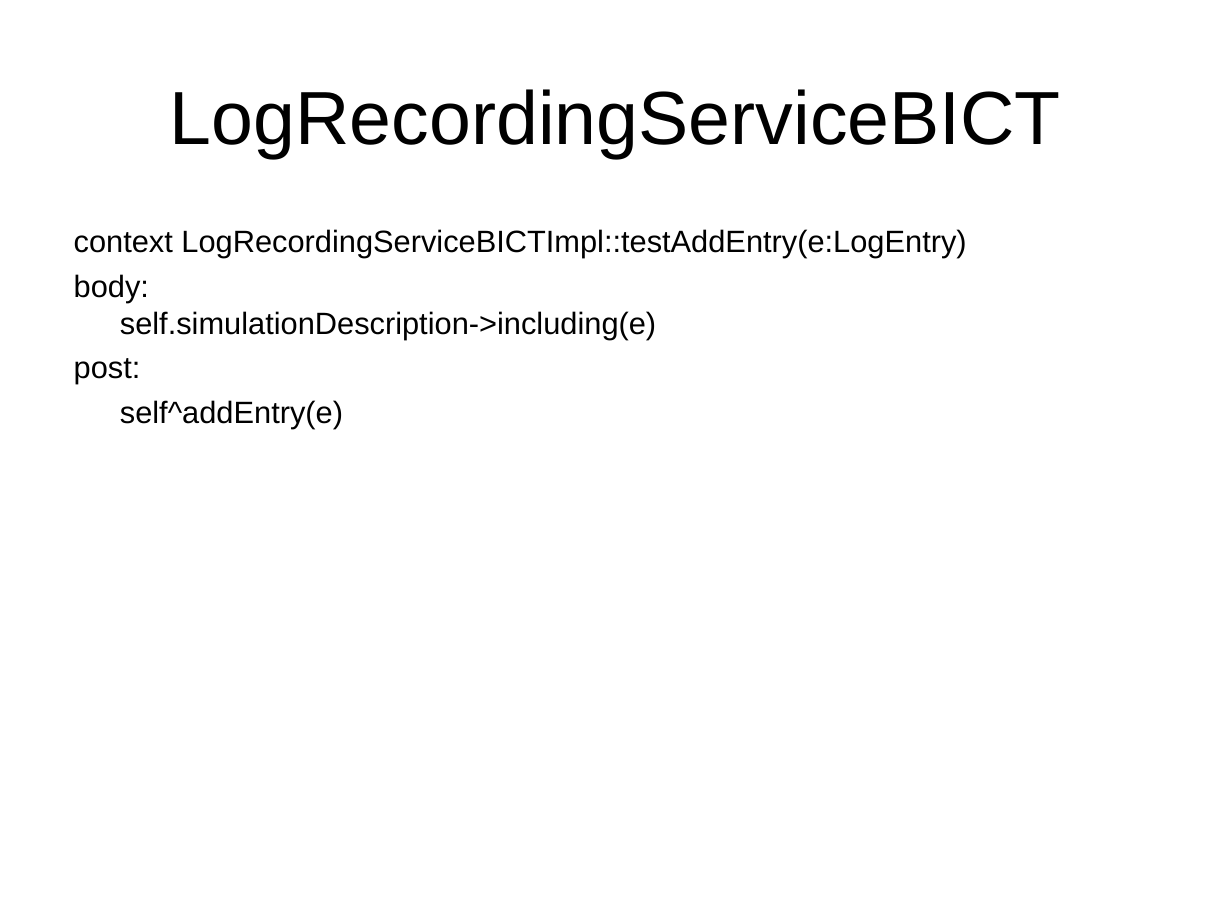
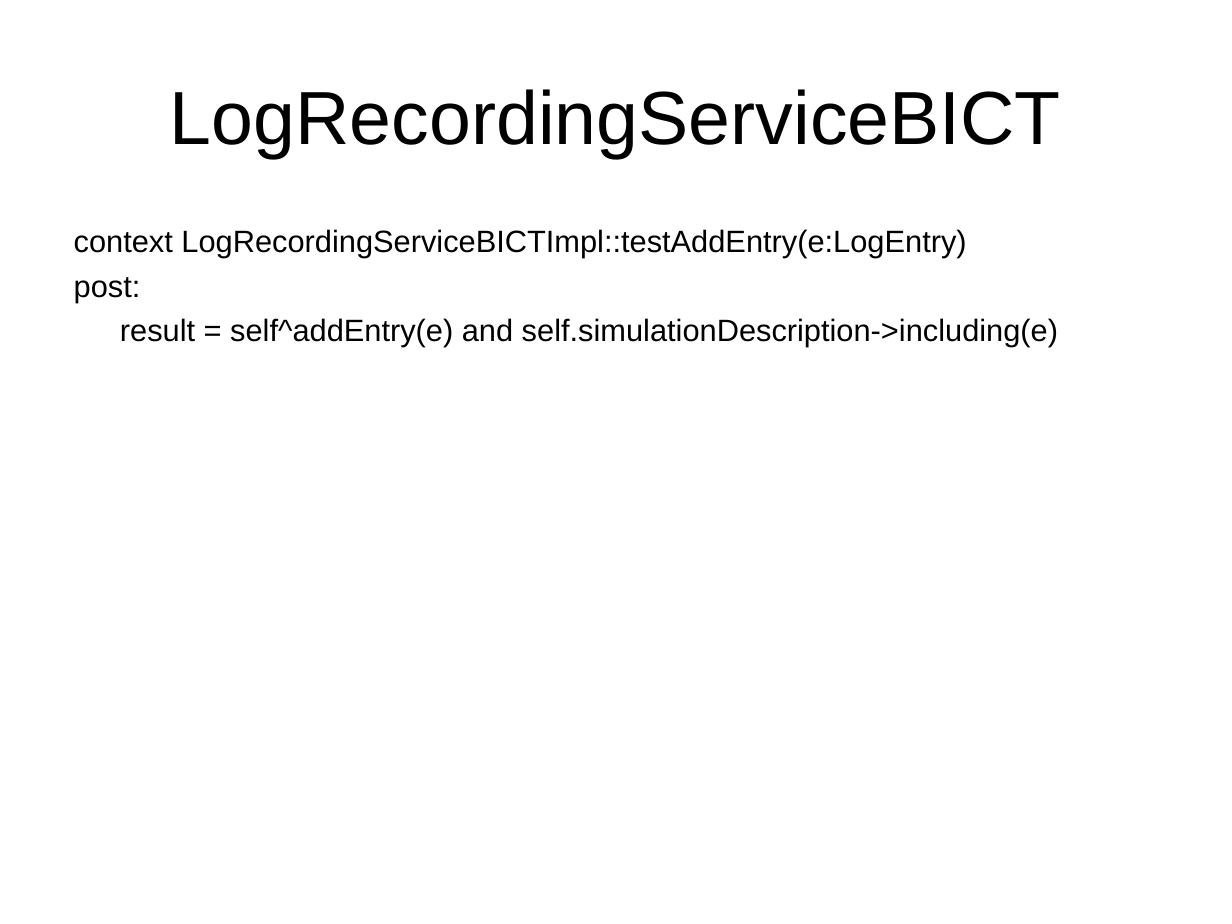
Before and after one commit to krishprince/rollerslam, a slide deck: slide 7 of docs/Logging/LoggingPIM.ppt. Drawn at 1232x924 pixels with LibreOffice and Linux fonts; fonts in the diff are those of the drawing. Boxes give left, top, right and bottom in pixels: in the first picture for what was removed or moved away, otherwise in the second. Text is boxed around its words. In the diff, an @@ line names an element or a change of style, - is before the commit and + after.

Commit message:
Implemented Log Player BICT. Added LogPlayerBICT models.

```diff
--- a/docs/Logging/LoggingPIM.ppt
+++ b/docs/Logging/LoggingPIM.ppt
@@ text at (74, 274, 656, 339): paragraph removed @@
-body:
-self.simulationDescription->including(e)
@@ text at (120, 318, 1058, 347): text changed @@
-self^addEntry(e)
+result = self^addEntry(e) and self.simulationDescription->including(e)
```
Also in this commit, not shown: 6 other slides changed, 5 slides added, 1 slide removed, 3 other files.
